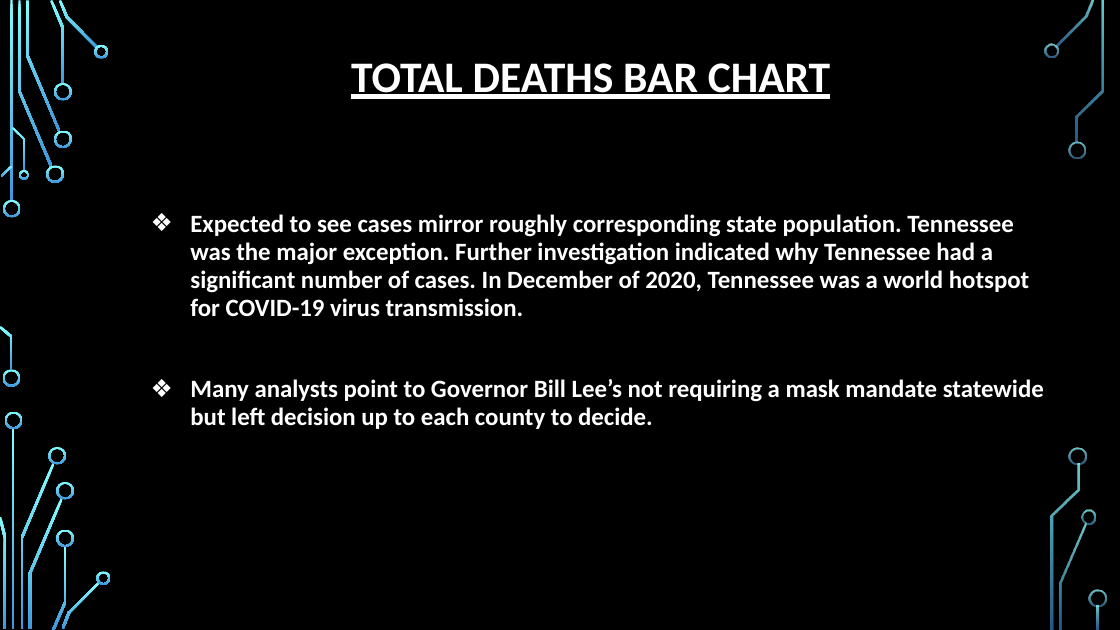
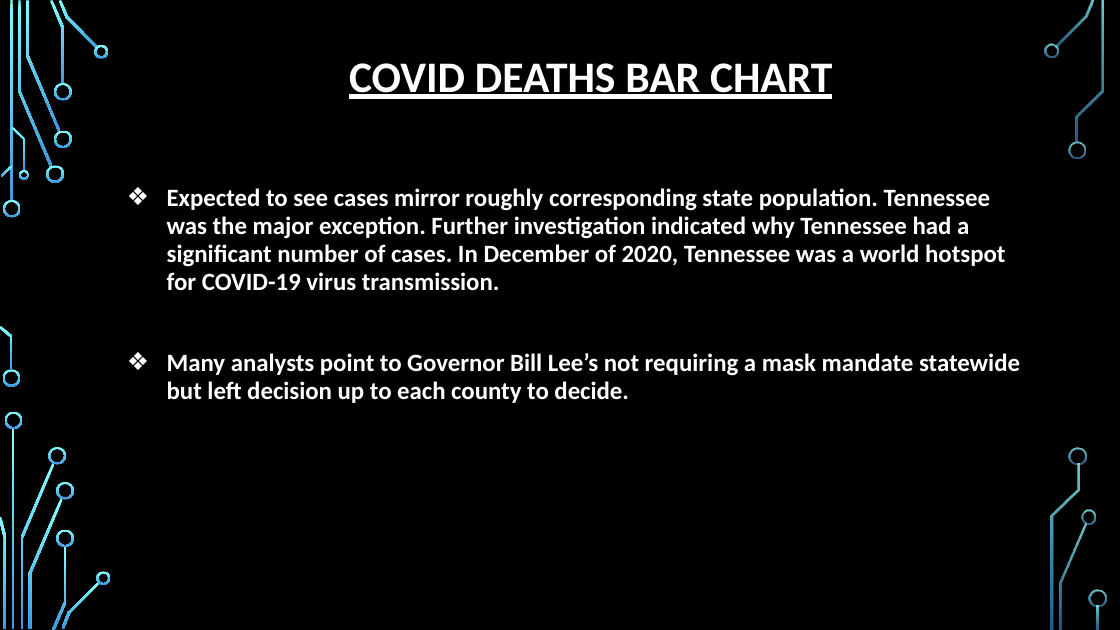
Before and after one commit to burnettaw/CMBKS-Group-5, a slide deck: slide 13 of Group_docs/Covid Analysis Project (BW,KT,CP,MS,SF).pptx (slide 12 before the commit). Drawn at 1120x630 pixels with LibreOffice and Linux fonts; fonts in the diff are those of the drawing; background and template pictures are left out. Boxes give left, top, right and bottom in pixels: in the first picture for what was removed or moved away, otherwise in the second. Text is boxed around its words. In the diff, an @@ line names an element or a change of style, - is before the commit and + after.

Commit message:
Update Covid Analysis Project (BW,KT,CP,MS,SF).pptx
Updated Covid Analsys PowerPoint Presentation

```diff
--- a/Group_docs/Covid Analysis Project (BW,KT,CP,MS,SF).pptx
+++ b/Group_docs/Covid Analysis Project (BW,KT,CP,MS,SF).pptx
@@ title at bbox=[349, 63, 832, 99]: text changed @@
-TOTAL DEATHS BAR CHART
+COVID DEATHS BAR CHART
@@ text "Expected to see cases mirror ...": place and size @@
-text "Expected to see cases mirror ..." at bbox=[190, 214, 1044, 429]
+text "Expected to see cases mirror ..." at bbox=[167, 188, 1020, 403]
```
Also in this commit, not shown: 7 other slides changed, 4 slides added, 3 slides removed.
